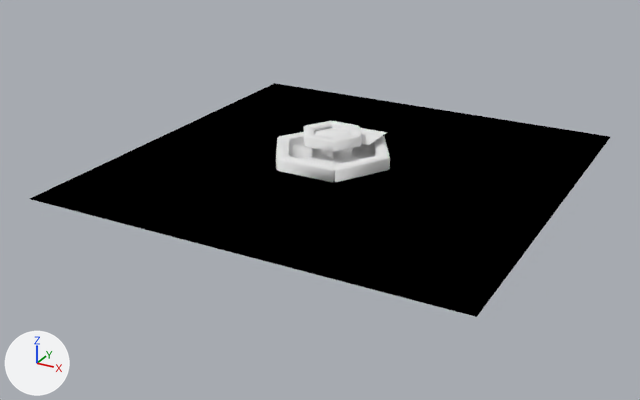
Renders of the Blender file Objeto Videos/gameBlender2020/assets/PROP/School.blend from each side of a commit.
The view is the same before and after, from a 50 mm lens placed at (18.4, -34.6, 15.0), pointed at (-0.1, -0.9, -1.8). Lighting does not change. The marker at lower left points along +X, +Y and +Z.

In view in the first picture: 'Fountain', 'Plane'.
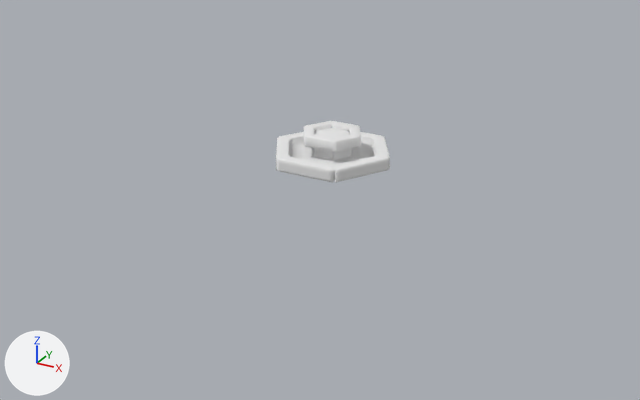
The newer file is also turned or shifted as a whole; pictures and numbers use the older file's frame.

What differs and where, as boxes (x1, y1, x2, y2) in the pictures (640 x 400 px):
'Plane', deleted (black)
    before: (30, 83, 610, 317)
part 1 of me_cylinder, built on
    before: (360, 128, 387, 145)
    after: (276, 121, 390, 183)

Edits to the bpy script that builds the scene:
```text
Change me_cylinder:
    used by ob_fountain; location = (0.0, 0.0, 0.3); rotation_euler = (0.0, 0.0, 0.524), in degrees (0, 0, 30)
    remove me_cylinder.from_pydata(...)  # 378 vertices, 356 faces; spans x -2.6..2.68, y -2.97..2.97, z -0.3..1.1
    add me_cylinder.from_pydata(...)  # 864 vertices, 831 faces; spans x -2.6..2.6, y -2.97..2.97, z -0.3..1.1
    me_cylinder part 1: 4 vertices removed from x -0.05..2.68, y -0.64..2.09, z 0.61; 490 vertices added at x -2.6..2.6, y -2.97..2.97, z -0.3..1.1
Remove ob_plane:
    ob_plane = bpy.data.objects.new('Plane', me_plane)
    ob_plane.location = (0.43, 0.56, -0.43)
    ob_plane.scale = (10.2, 10.2, 10.2)
```
